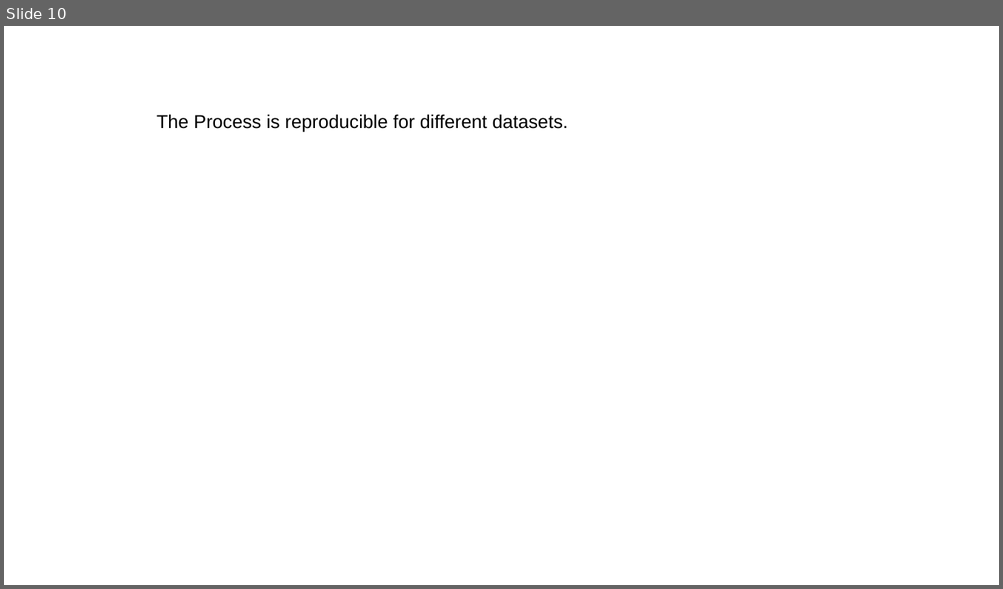
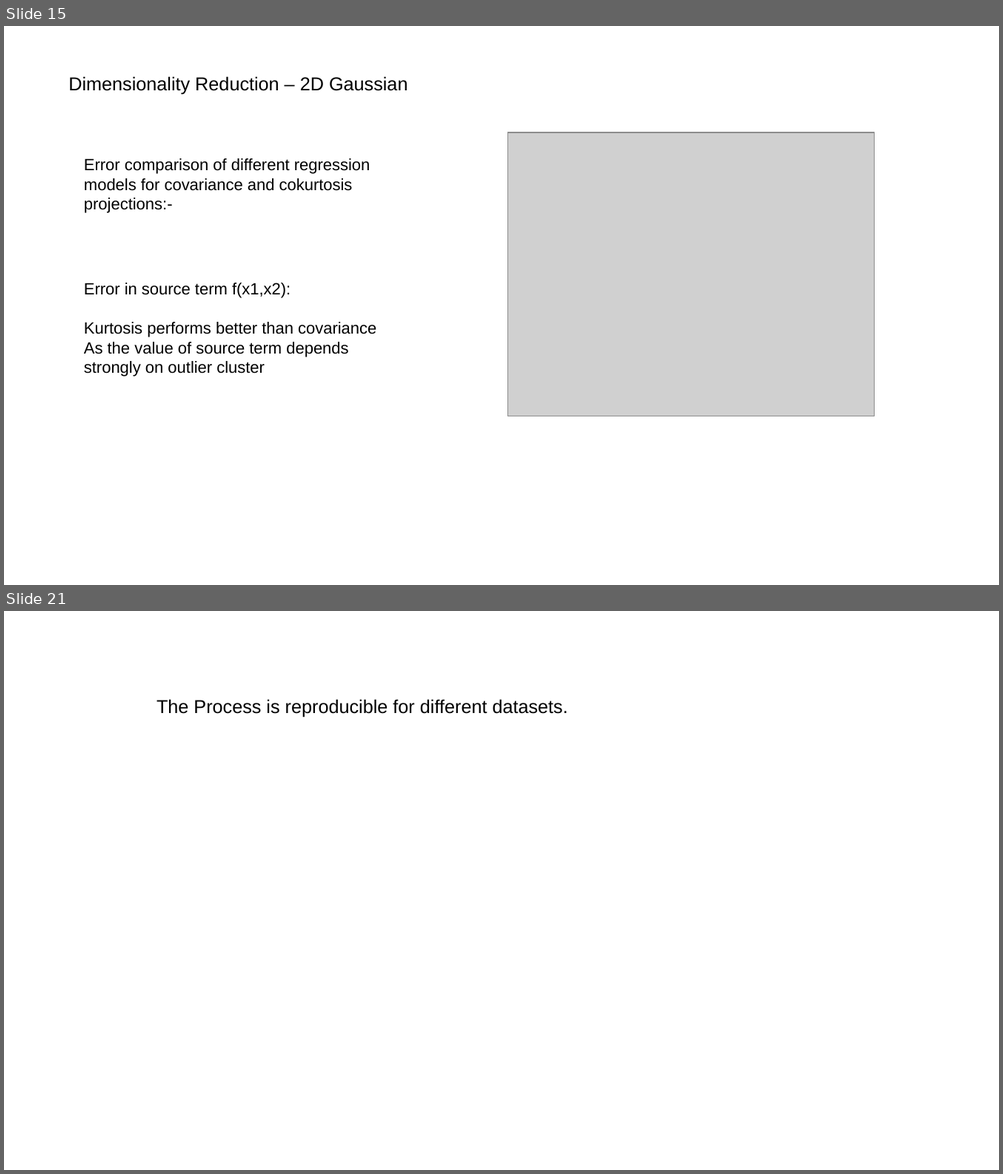
Before and after one commit to kulkarnisp/dim-red, a slide deck: backups/present/dimRed.pptx. Shown one above the other, each under a label of ours: slide 10 before the commit, slides 15 and 21 after it; the slides between them are not shown. The pictures are 1003x589 and 1003x1174 pixels, drawn with LibreOffice and Linux fonts; fonts in the diff are those of the drawing; grey boxes stand for pictures. Boxes give left, top, right and bottom in pixels: in the first picture for what was removed or moved away, otherwise in the second. Text is boxed around its words. In the diff, an @@ line names an element or a change of style, - is before the commit and + after.

```diff
--- a/backups/present/dimRed.pptx
+++ b/backups/present/dimRed.pptx
@@ slide 15 added at [4,26,999,585], background #FFFFFF @@
@@ text added at [68,76,408,94], 14.9 pt, text #000000 @@
+Dimensionality Reduction – 2D Gaussian
@@ picture added at [508,133,874,417] @@
@@ text added at [84,158,370,213], 13 pt, text #000000 @@
+Error comparison of different regression models for covariance and cokurtosis projections:-
@@ text added at [84,283,376,377], 13 pt, text #000000 @@
+Error in source term f(x1,x2):
+Kurtosis performs better than covariance
+As the value of source term depends strongly on outlier cluster
@@ what was slide 10 is now slide 21 @@
```
Also in this commit, not shown: 8 slides changed, 10 other slides added, 6 slides removed, 10 other files.
